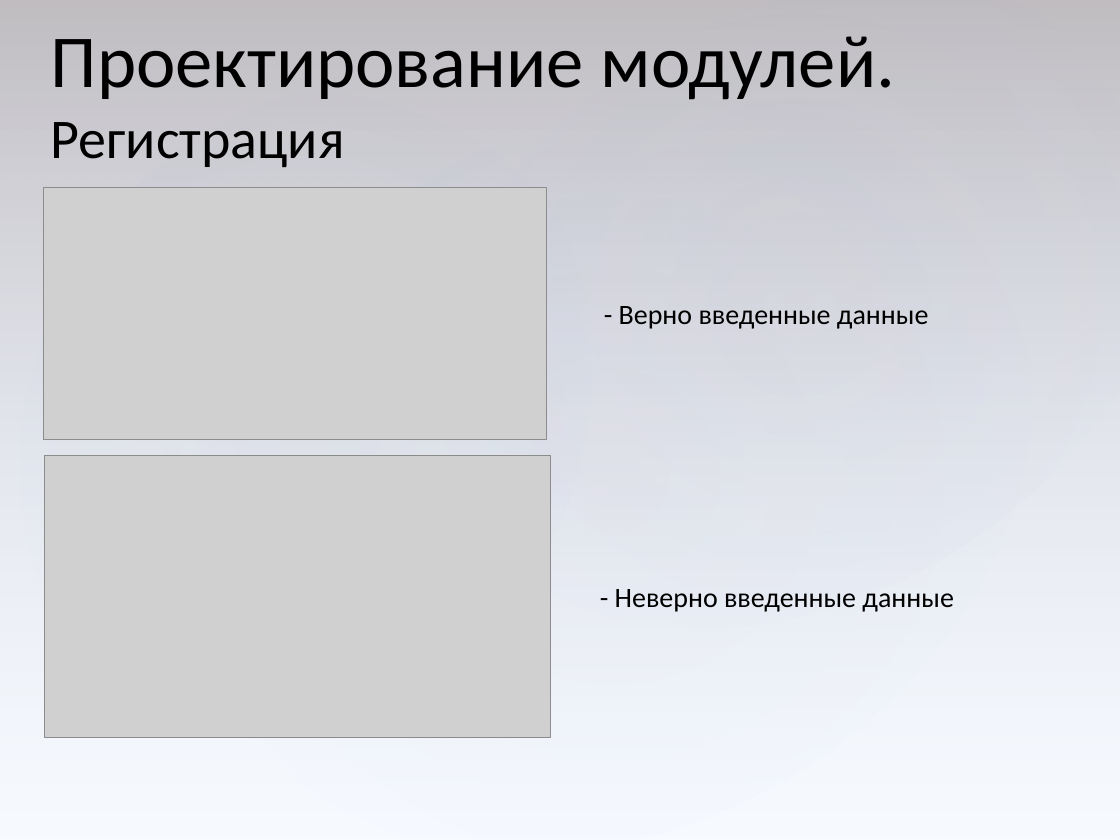
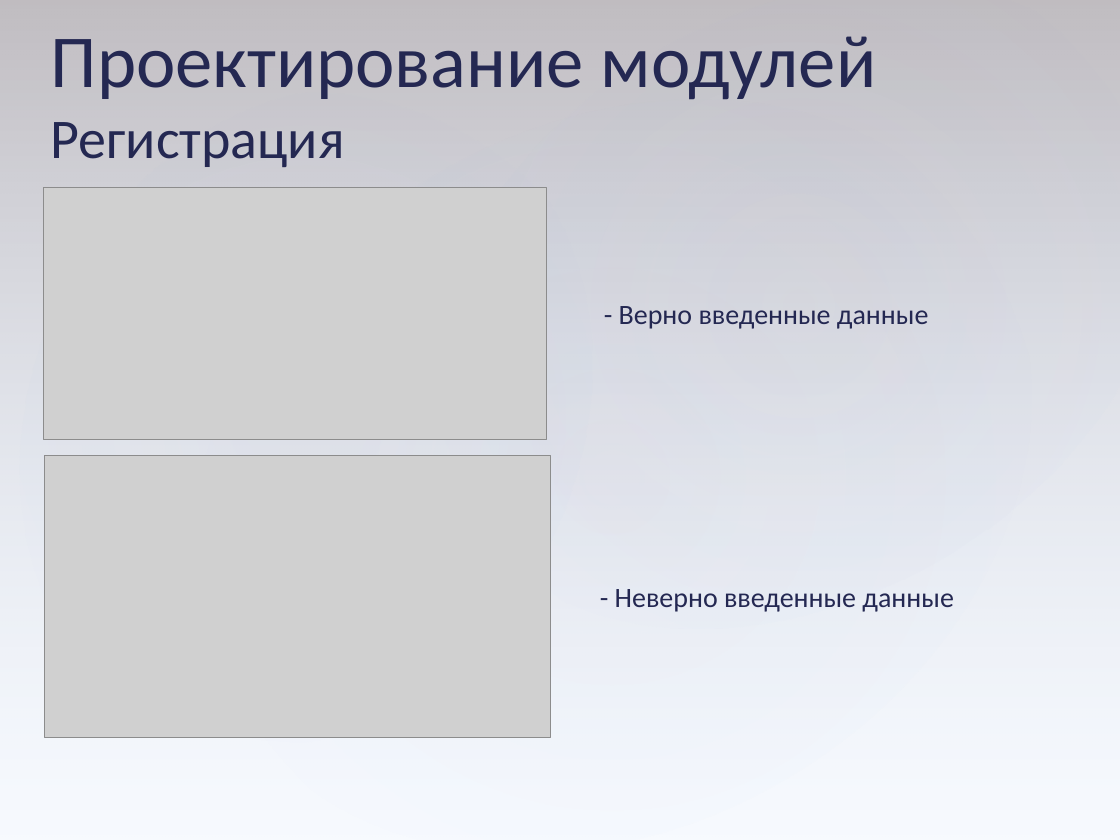
Before and after one commit to serpikovs/in40, a slide deck: slide 26 of !docs/common.pptx. Drawn at 1120x840 pixels with LibreOffice and Linux fonts; fonts in the diff are those of the drawing; grey boxes stand for pictures. Boxes give left, top, right and bottom in pixels: in the first picture for what was removed or moved away, otherwise in the second. Text is boxed around its words. In the diff, an @@ line names an element or a change of style, - is before the commit and + after.

```diff
--- a/!docs/common.pptx
+++ b/!docs/common.pptx
@@ text at [51,36,877,99]: text changed; text colour #000000 to #242852 @@
-Проектирование модулей.
+Проектирование модулей
@@ text at [51,122,345,167]: text colour #000000 to #242852 in "Регистрация" @@
@@ text "- Верно введенные данные" at [619,306,929,329]: text colour #000000 to #242852 @@
@@ text "- Неверно введенные данные" at [615,589,953,612]: text colour #000000 to #242852 @@
```
Also in this commit, not shown: 34 other slides changed.
